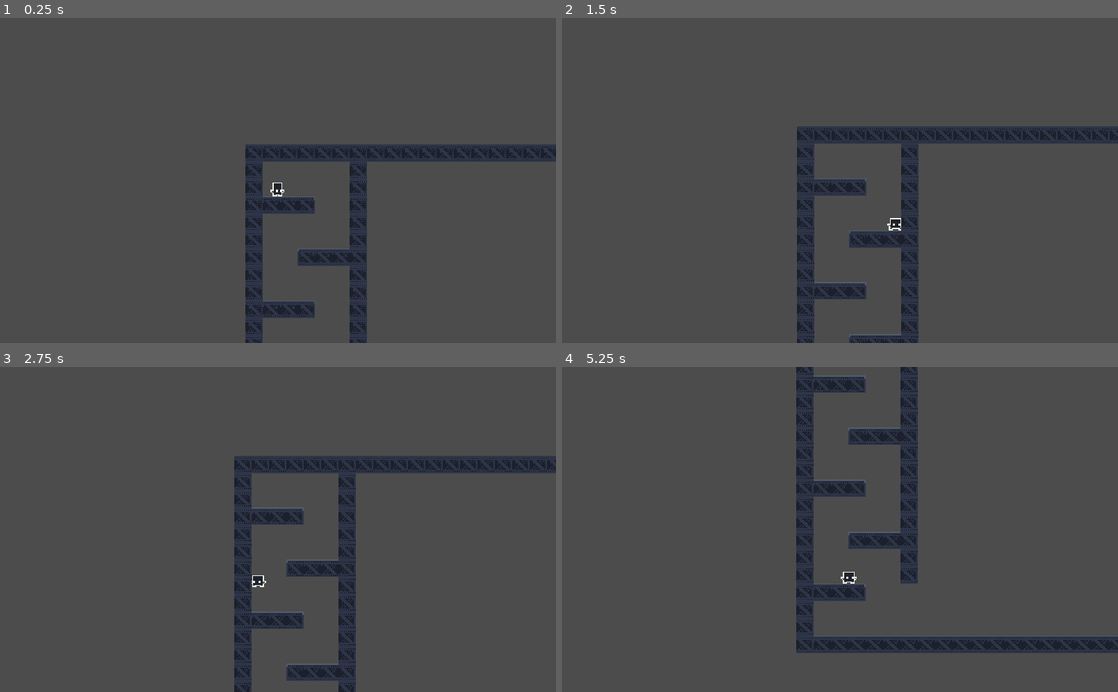
Above: before the commit, frames 1-4 (two rows, left to right).
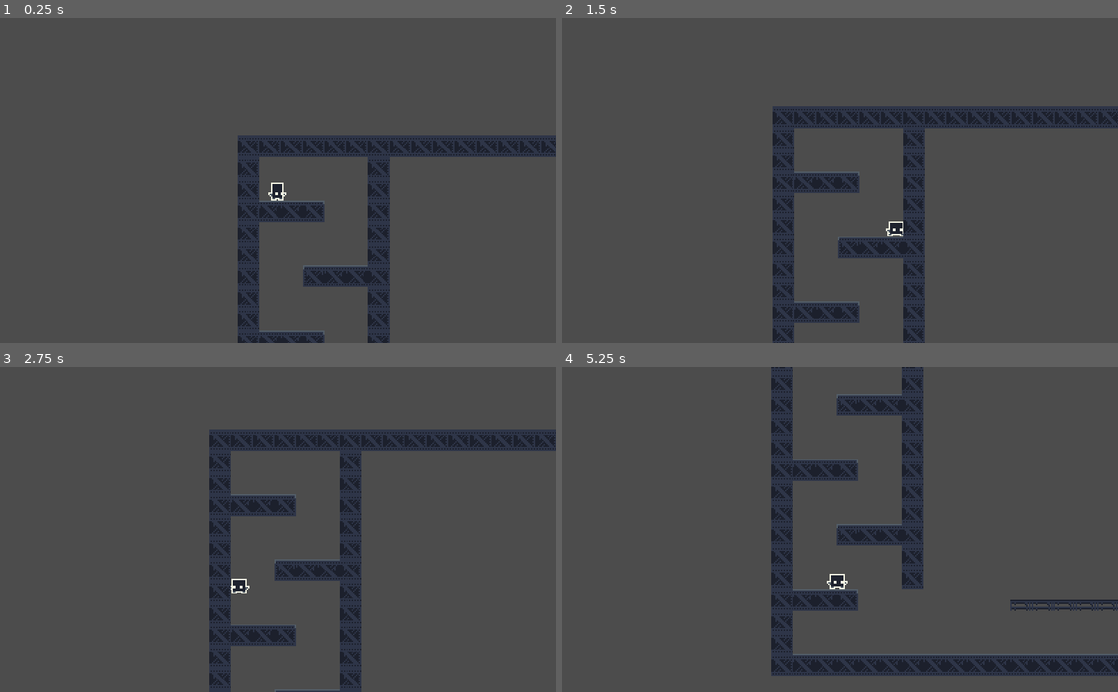
Above: after the commit, the same moments.

Repository: mustafmst/dark-abyss
Game: Godot game, scene res://Level_1.tscn
Same seed, same stepped clock (60 frames per second), same inputs: the game is played once before the commit and once after it.
Inputs:
- Up to frame 1 (0.25 s): no input
- Up to frame 2 (1.5 s): hold Right (ui_right) from 0.53 s (still down); tap Up (ui_up) at 0.77 s
- Up to frame 3 (2.75 s): tap Up (ui_up) at 1.52 s; release Right (ui_right) at 2.03 s; hold Left (ui_left) from 2.03 s (still down)
- Up to frame 4 (5.25 s): release Left (ui_left) at 2.78 s; hold Right (ui_right) 2.78-4.28 s; tap Up (ui_up) at 3.02, 3.77, 4.52 s; hold Left (ui_left) 4.28-5.03 s; hold Right (ui_right) from 5.03 s (still down)

The runs differ from the first frame. In frame 1, 12% of the frame differs, in the area x 42-100%, y 36-100%; in frame 2, 15%; in frame 3, 16%; in frame 4, 20%, in the area x 37-100%, y 0-96%.

Commit message:
playing with basic project setup

Diff:
--- a/Level_1.tscn
+++ b/Level_1.tscn
@@ -14,7 +14,7 @@
 anchor_mode = 1
 rotating = false
 current = true
-zoom = Vector2( 1, 1 )
+zoom = Vector2( 0.8, 0.8 )
 limit_left = -10000000
 limit_top = -10000000
 limit_right = 10000000
@@ -53,7 +53,7 @@
 collision_mask = 1
 occluder_light_mask = 1
 format = 1
-tile_data = PoolIntArray( 0, 16, 0, 1, 16, 0, 2, 16, 0, 3, 1 …(679 unchanged characters)… 1, 0, 524288, 1, 0, 524294, 16, 0, 524319, 1, 0, 589824, 1, 0, 589825, 18, 0, 589826, 18, 0, 589827, 19, 0, 589830, 16, 0, 589855, 1, 0, 655360, 1, 0, 655366, 16, 0, 655391, 1, 0, 720896, 1, 0, 720902, 16, 0, 720927, 1, 0, 786432, 1, 0, 786435, 17, 0, 786436, 18, 0, 786437, 18, 0, 786438, 16, 0, 786463, 1, 0, 851968, 1, 0, 851974, 16, 0, 851999, 1, 0, 917504, 1, 0, 917510, 16, 0, 917535, 1, 0, 983040, 1, 0, 983041, 18, 0, 983042, 18, 0, 983043, 19, 0, 983071, 1, 0, 1048576, 1, 0, 104860 …(549 unchanged characters)…
+tile_data = PoolIntArray( 0, 16, 0, 1, 16, 0, 2, 16, 0, 3, 1 …(679 unchanged characters)… 1, 0, 524288, 1, 0, 524294, 16, 0, 524312, 20, 0, 524319, 1, 0, 589824, 1, 0, 589825, 18, 0, 589826, 18, 0, 589827, 19, 0, 589830, 16, 0, 589855, 1, 0, 655360, 1, 0, 655366, 16, 0, 655378, 20, 0, 655379, 20, 0, 655380, 20, 0, 655381, 20, 0, 655382, 20, 0, 655391, 1, 0, 720896, 1, 0, 720902, 16, 0, 720922, 20, 0, 720923, 20, 0, 720924, 20, 0, 720925, 20, 0, 720927, 1, 0, 786432, 1, 0, 786435, 17, 0, 786436, 18, 0, 786437, 18, 0, 786438, 16, 0, 786463, 1, 0, 851968, 1, 0, 851974, 16, 0, 851986, 20, 0, 851987, 20, 0, 851988, 20, 0, 851989, 20, 0, 851990, 20, 0, 851991, 20, 0, 851992, 20, 0, 851999, 1, 0, 917504, 1, 0, 917510, 16, 0, 917535, 1, 0, 983040, 1, 0, 983041, 18, 0, 983042, 18, 0, 983043, 19, 0, 983051, 20, 0, 983052, 20, 0, 983053, 20, 0, 983054, 20, 0, 983055, 20, 0, 983056, 20, 0, 983071, 1, 0, 1048576, 1, 0, 104860 …(549 unchanged characters)…
 _sections_unfolded = [ "Cell" ]
 __meta__ = {
 "_edit_lock_": true
--- a/Player.gd
+++ b/Player.gd
@@ -22,6 +22,7 @@
 		set_motion(true, is_on_floor)
 	else :
 			motion.x = 0
+	if motion.x == 0 && motion.y == 0 :
 			$Sprite.play("idle")
 	if Input.is_action_just_pressed("ui_up") && is_on_floor:
 		motion.y = JUMP_FORCE
--- a/player/Player.tscn
+++ b/player/Player.tscn
@@ -1,12 +1,11 @@
 [gd_scene load_steps=9 format=2]
 
 [ext_resource path="res://Player.gd" type="Script" id=1]
-[ext_resource path="res://player/Assets/sprite_327.png" type="Texture" id=2]
-[ext_resource path="res://player/Assets/sprite_310.png" type="Texture" id=3]
-[ext_resource path="res://player/Assets/sprite_312.png" type="Texture" id=4]
-[ext_resource path="res://player/Assets/sprite_307.png" type="Texture" id=5]
-[ext_resource path="res://player/Assets/sprite_308.png" type="Texture" id=6]
-
+[ext_resource path="res://player/Assets/sprite_307.png" type="Texture" id=2]
+[ext_resource path="res://player/Assets/sprite_308.png" type="Texture" id=3]
+[ext_resource path="res://player/Assets/sprite_327.png" type="Texture" id=4]
+[ext_resource path="res://player/Assets/sprite_310.png" type="Texture" id=5]
+[ext_resource path="res://player/Assets/sprite_312.png" type="Texture" id=6]
 
 [sub_resource type="RectangleShape2D" id=1]
 
@@ -16,25 +15,24 @@
 [sub_resource type="SpriteFrames" id=2]
 
 animations = [ {
-"frames": [ ExtResource( 2 ) ],
+"frames": [ ExtResource( 2 ), ExtResource( 3 ) ],
+"loop": true,
+"name": "idle",
+"speed": 5.0
+}, {
+"frames": [ ExtResource( 4 ) ],
 "loop": true,
 "name": "jump",
 "speed": 5.0
 }, {
-"frames": [ ExtResource( 3 ), ExtResource( 4 ) ],
+"frames": [ ExtResource( 5 ), ExtResource( 6 ) ],
 "loop": true,
 "name": "run",
-"speed": 5.0
-}, {
-"frames": [ ExtResource( 5 ), ExtResource( 6 ) ],
-"loop": true,
-"name": "idle",
 "speed": 5.0
 } ]
 
 [node name="Player" type="KinematicBody2D"]
 
-position = Vector2( 160, 144 )
 scale = Vector2( 0.25, 0.25 )
 input_pickable = false
 collision_layer = 1
